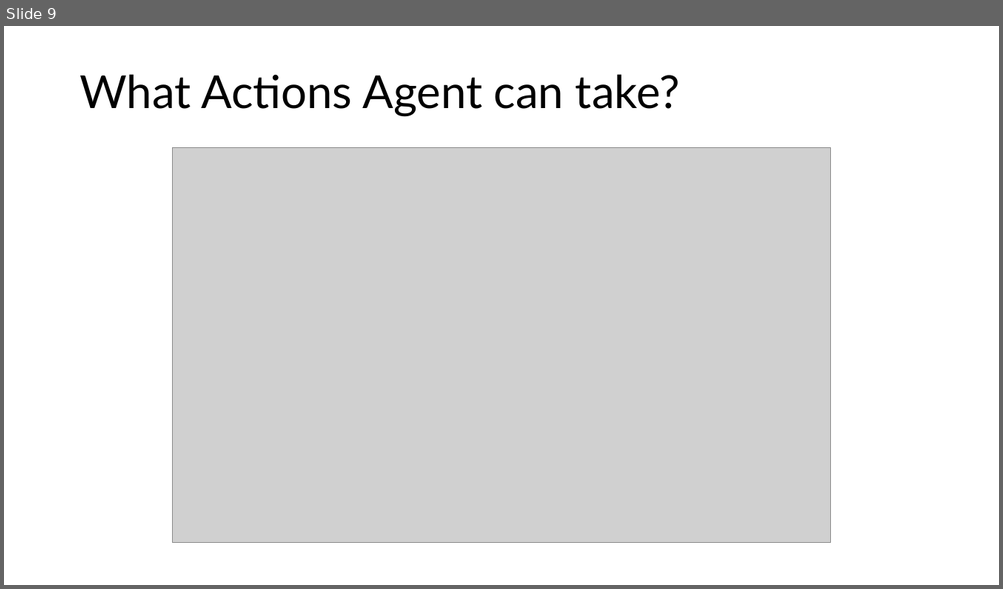
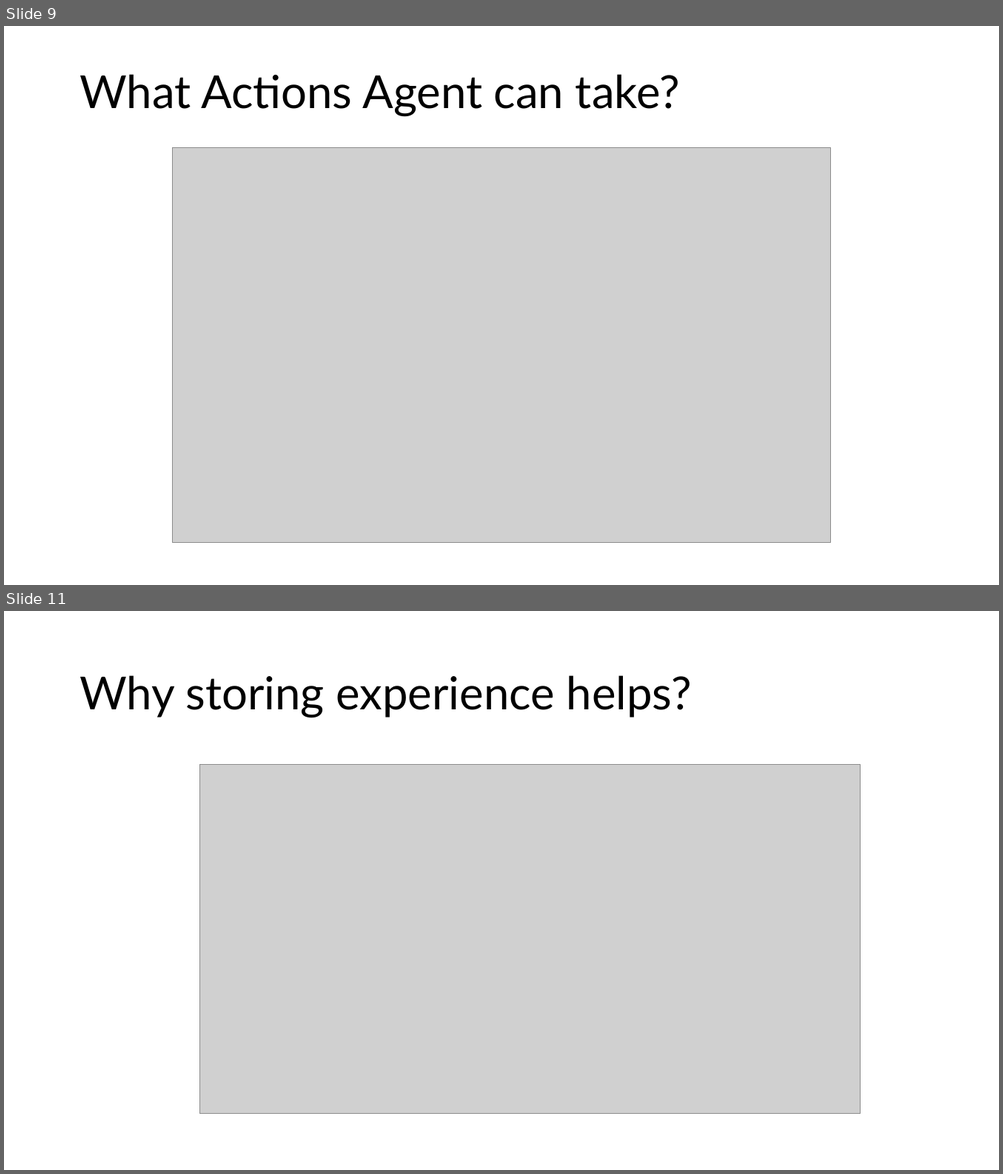
Before and after one commit to aditya699/Practical-RL, a slide deck: Day6/Playing Attari With Agents.pptx. Shown one above the other, each under a label of ours: slide 9 before the commit, slides 9 and 11 after it; the slides between them are not shown. The pictures are 1003x589 and 1003x1174 pixels, drawn with LibreOffice and Linux fonts; fonts in the diff are those of the drawing; grey boxes stand for pictures. Boxes give left, top, right and bottom in pixels: in the first picture for what was removed or moved away, otherwise in the second. Text is boxed around its words. In the diff, an @@ line names an element or a change of style, - is before the commit and + after.

```diff
--- a/Day6/Playing Attari With Agents.pptx
+++ b/Day6/Playing Attari With Agents.pptx
@@ slide 11 added at bbox=[4, 611, 999, 1170], background #FFFFFF @@
@@ title added at bbox=[79, 675, 691, 718], 44 pt, text #000000 @@
+Why storing experience helps?
@@ picture added at bbox=[199, 765, 859, 1115] @@
```
Also in this commit, not shown: 6 slides changed, 9 other slides added, 3 other files.
